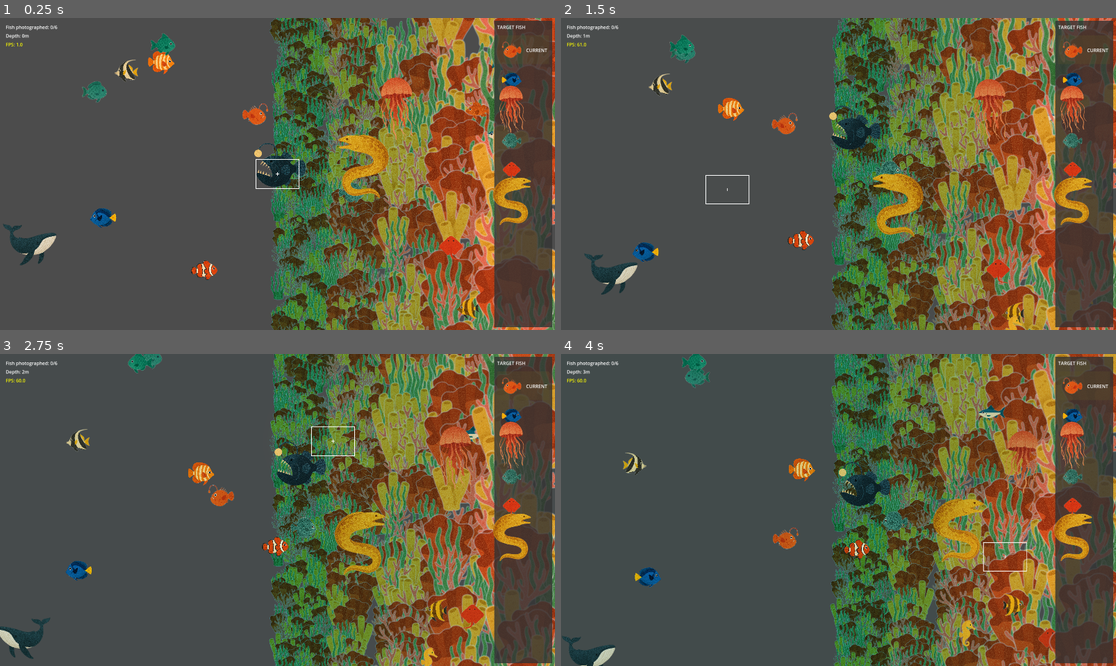
Above: before the commit, frames 1-4 (two rows, left to right).
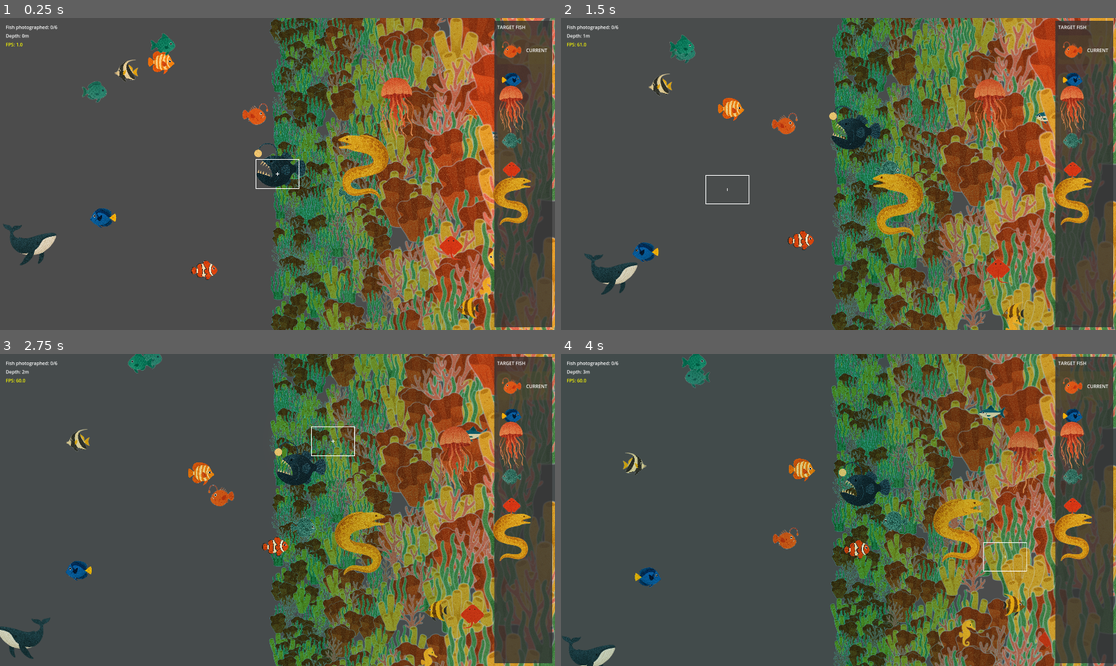
Above: after the commit, the same moments.

Repository: awlego/DepthPerception
Game: Godot game, scene res://main.tscn
Same seed, same stepped clock (60 frames per second), same inputs: the game is played once before the commit and once after it.
Inputs (mouse positions are in pixels of both pictures, inside the frame that each line leads up to):
- Up to frame 1 (0.25 s): no input
- Up to frame 2 (1.5 s): tap Enter at 0.5 s; move the mouse to (960, 158) at 0.52 s; hold Right 0.53-1.28 s; tap F at 0.6, 1.35 s; click (960, 158) at 0.67 s; move the mouse to (727, 189) at 1.27 s; hold Down from 1.28 s (still down)
- Up to frame 3 (2.75 s): move the mouse to (333, 441) at 2.02 s; release Down at 2.03 s; hold Right from 2.03 s (still down); tap F at 2.1 s
- Up to frame 4 (4 s): move the mouse to (810, 572) at 2.77 s; release Right at 2.78 s; hold Up 2.78-3.53 s; tap F at 2.85, 3.6 s; click (810, 572) at 2.92 s; move the mouse to (1005, 556) at 3.52 s; hold Left from 3.53 s (still down)

The runs differ from the first frame. In frame 1, 29% of the frame differs, in the area x 48-100%, y 0-100%; in frame 2, 29%; in frame 3, 29%; in frame 4, 28%.

Commit message:
coral updates

Diff:
--- a/scenes/coral_wall.gd
+++ b/scenes/coral_wall.gd
@@ -4,7 +4,7 @@
 var parallax_layers = []  # Will hold our 5 layers
 var layer_speeds = [0.96, 0.97, 0.98, 0.99, 1.0]  # Far -> close (multipliers)
 var layer_scale = [0.15, 0.20, 0.30, 0.40, 0.50]  # Smaller scales for farther layers
-var base_density = 8
+var base_density = 6
 var layer_density = []  # Will be populated in _ready()
 var layer_z_indices = [-20, -15, -10, -5, 0]  # Far to close layers
 
